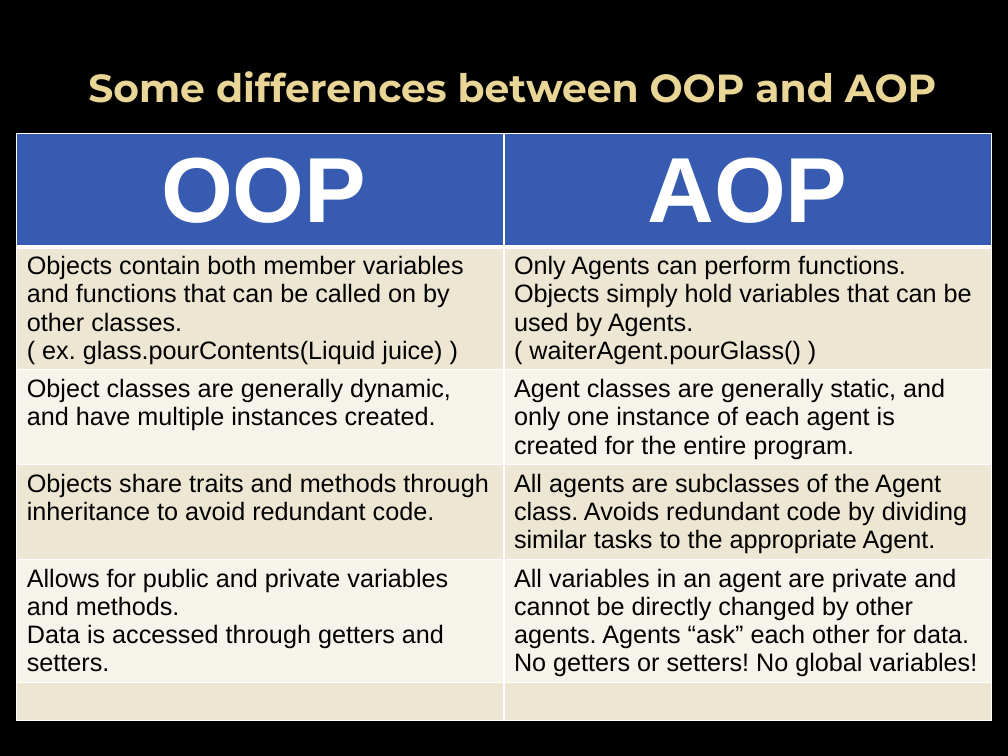
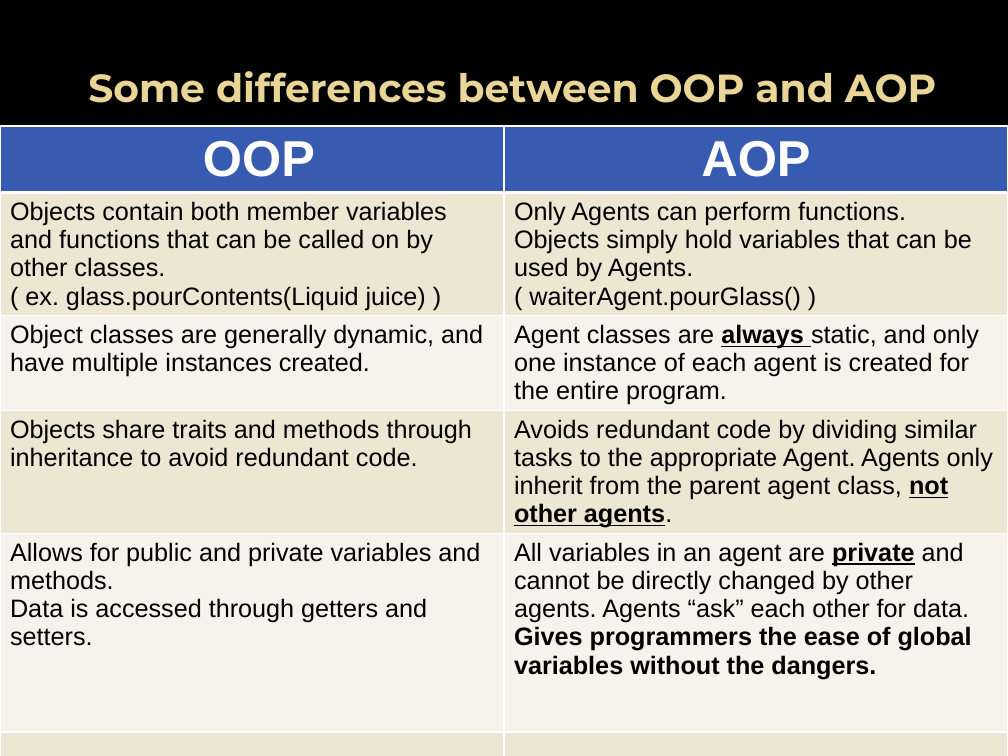
Before and after one commit to sai-byui/sessions, a slide deck: slide 15 of Fall 17/Agent Oriented Programming.pptx (slide 14 before the commit). Drawn at 1008x756 pixels with LibreOffice and Linux fonts; fonts in the diff are those of the drawing; background and template pictures are left out. Boxes give left, top, right and bottom in pixels: in the first picture for what was removed or moved away, otherwise in the second. Text is boxed around its words. In the diff, an @@ line names an element or a change of style, - is before the commit and + after.

```diff
--- a/Fall 17/Agent Oriented Programming.pptx
+++ b/Fall 17/Agent Oriented Programming.pptx
@@ table at box(0, 126, 1008, 756) @@
-row 3, column 2: Agent classes are generally static, and only one instance of each agent is created for the entire program.
+row 3, column 2: Agent classes are always static, and only one instance of each agent is created for the entire program.
-row 4, column 2: All agents are subclasses of the Agent class. Avoids redundant code by dividing similar tasks to the appropriate Agent.
+row 4, column 2: Avoids redundant code by dividing similar tasks to the appropriate Agent. Agents only inherit from the parent agent class, not other agents.
-row 5, column 2: All variables in an agent are private and cannot be directly changed by other agents. Agents “ask” each other for data. / No getters or setters! No global variables!
+row 5, column 2: All variables in an agent are private and cannot be directly changed by other agents. Agents “ask” each other for data. / Gives programmers the ease of global variables without the dangers.
@@ size 66 to 36 pt in "OOP", "AOP" @@
@@ table: place and size @@
-table at box(17, 133, 991, 756)
+table at box(0, 126, 1008, 756)
```
Also in this commit, not shown: 4 other slides changed, 1 slide added.
